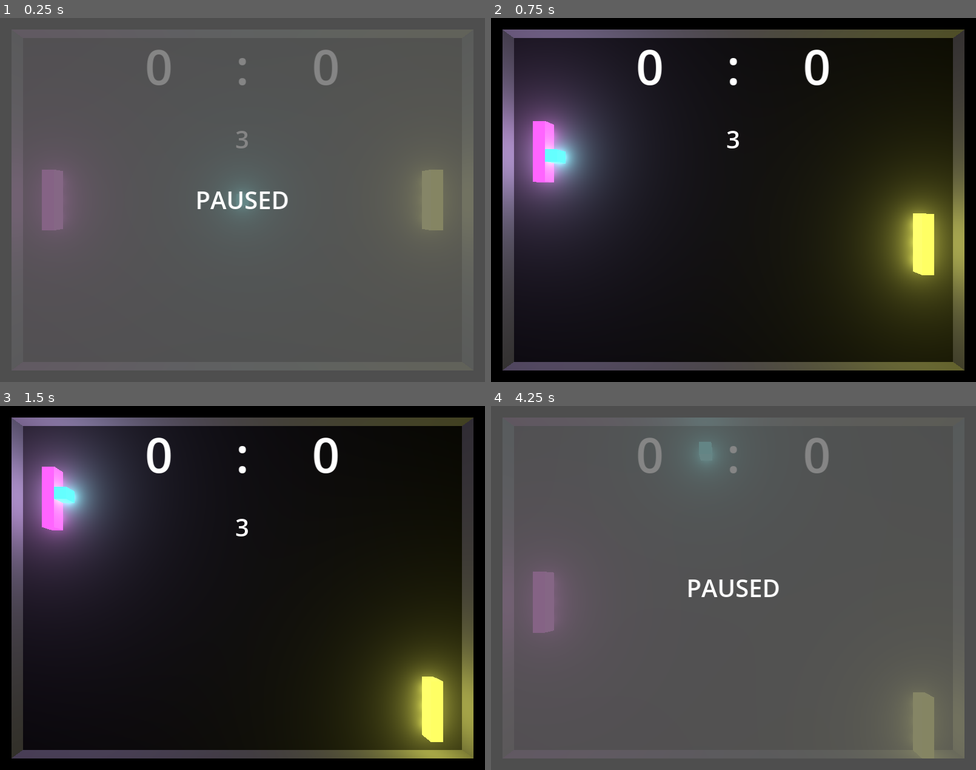
Above: before the commit, frames 1-4 (two rows, left to right).
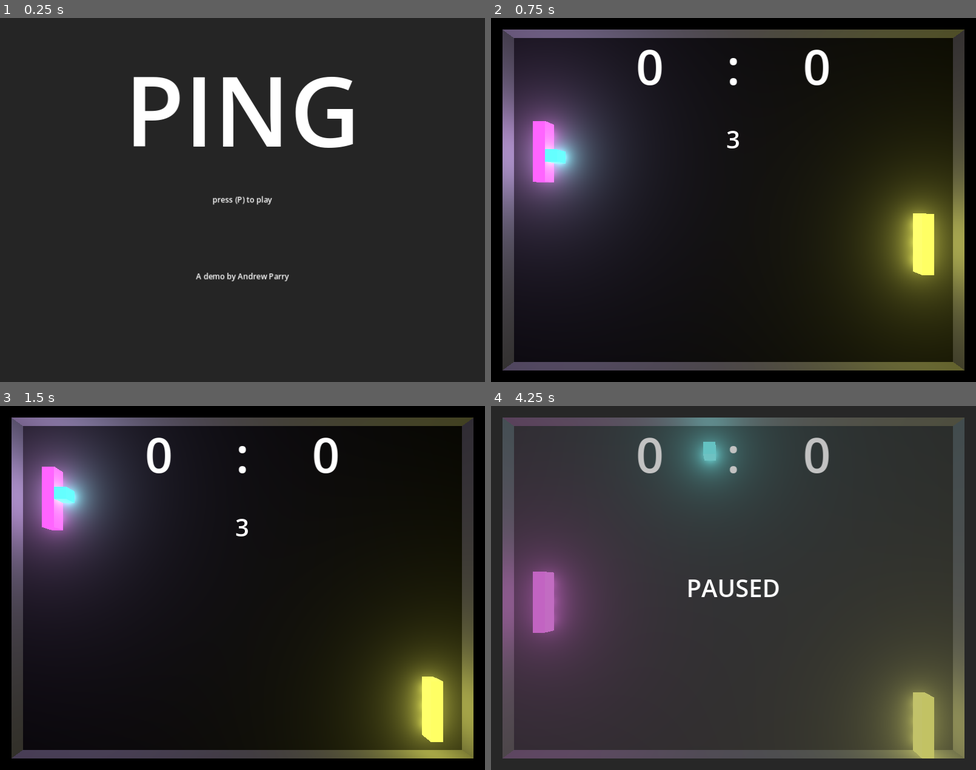
Above: after the commit, the same moments.

Repository: Amproids/Godot_Pong
Game: Godot game, scene res://Game_Scene.tscn
The game is run twice, just before and just after one commit, with the same random seed, the same clock (stepped at 60 frames per second) and the same inputs.
Inputs:
- Up to frame 1 (0.25 s): no input
- Up to frame 2 (0.75 s): tap P (pause_unpause) at 0.5 s; hold W (player1_move_up) from 0.53 s (still down); hold Down (player2_move_down) from 0.53 s (still down)
- Up to frame 3 (1.5 s): release W (player1_move_up) at 1.28 s; release Down (player2_move_down) at 1.28 s; hold S (player1_move_down) from 1.28 s (still down); tap Up (player2_move_up) at 1.35 s
- Up to frame 4 (4.25 s): release S (player1_move_down) at 2.03 s; hold Down (player2_move_down) 2.03-2.78 s; hold W (player1_move_up) 2.03-3.53 s; tap Up (player2_move_up) at 2.85 s; tap Space at 3.5 s; hold S (player1_move_down) from 3.53 s (still down); hold Down (player2_move_down) from 3.53 s (still down); tap P (pause_unpause) at 4.15 s

The runs differ from the first frame. In frame 1, 100% of the frame differs, in the area x 0-100%, y 0-100%; in frame 2, nothing differs; in frame 3, nothing differs; in frame 4, 89%.

Commit message:
Added win screen and new game option

Diff:
--- a/Game_Scene.gd
+++ b/Game_Scene.gd
@@ -1,7 +1,7 @@
 extends Node3D
 var gameState
-var player1Score
-var player2Score
+var player1Score = 0
+var player2Score = 0
 var player1Position = Vector3(0, 0, 0)
 var player2Position = Vector3(0, 0, 0)
 var ballCoords = Vector3(0, 0, 0)
@@ -9,13 +9,6 @@
 var serveTimerTime = 0.0
 
 func _ready():
-	gameState = 0
+	gameState = "menu"
 	player1Score = 0
 	player2Score = 0
-
-func _process(delta):
-	if Input.is_action_just_pressed("pause_unpause"):
-		if gameState == 1:
-			gameState = 0
-		else:
-			gameState = 1
--- a/Scripts/Ball.gd
+++ b/Scripts/Ball.gd
@@ -13,10 +13,11 @@
 
 # Called every frame. 'delta' is the elapsed time since the previous frame.
 func _process(delta):
-	if GameScene.gameState:
+	if GameScene.gameState == "playing":
 		GameScene.ballCoords = position
 		GameScene.ballVelocity = velocity
 		if GameScene.serveTimerTime:
+			ballSpeed = ballSpeedStart
 			if lastScored == 2:
 				position = Vector3(-15, 1, GameScene.player1Position[2])
 				velocity = Vector3(ballSpeed, 0, 0)
@@ -52,6 +53,6 @@
 					GameScene.player1Score += 1
 					ballSpeed = ballSpeedStart
 					lastScored = 1
-	elif GameScene.gameState == -1:
-		position = Vector3(0, 1, 0)
+	elif GameScene.gameState == "win":
+		lastScored = 2
 		ballSpeed = ballSpeedStart
--- a/Scripts/Player1.gd
+++ b/Scripts/Player1.gd
@@ -2,7 +2,7 @@
 @export var SPEED = 20.0
 
 func _physics_process(delta):
-	if GameScene.gameState:
+	if GameScene.gameState == "playing":
 		GameScene.player1Position = position
 		var direction = Vector3.ZERO
 		if Input.is_action_pressed("player1_move_up"):
@@ -11,5 +11,5 @@
 			direction.z += 1
 		velocity.z = direction.z * SPEED
 		direction = move_and_slide()
-	elif GameScene.gameState == -1:
+	elif GameScene.gameState == "win":
 		position.z = 0
--- a/Scripts/Player2.gd
+++ b/Scripts/Player2.gd
@@ -14,7 +14,7 @@
 var AI_REACTION_RANGE = -10 #the smaller, the more difficult the AI. 0 is the midpoint -18 is the hardest
 
 func _physics_process(delta):
-	if GameScene.gameState:
+	if GameScene.gameState == "playing":
 		GameScene.player2Position = position
 		var direction = Vector3.ZERO
 		if AI:
@@ -61,5 +61,5 @@
 			direction.z += 1
 		velocity.z = direction.z * SPEED
 		direction = move_and_slide()
-	elif GameScene.gameState == -1:
+	elif GameScene.gameState == "win":
 		position.z = 0
--- /dev/null
+++ b/UI/MainMenu.gd
@@ -0,0 +1,7 @@
+extends Label
+
+func _process(delta):
+	if GameScene.gameState == "menu":
+		show()
+	else:
+		hide()
--- a/UI/Paused.gd
+++ b/UI/Paused.gd
@@ -1,7 +1,10 @@
 extends Label
 
 func _process(delta):
-	if GameScene.gameState:
-		hide()
-	else:
-		show()
+	if Input.is_action_just_pressed("pause_unpause"):
+		if GameScene.gameState == "playing":
+			GameScene.gameState = "paused"
+			show()
+		else:
+			GameScene.gameState = "playing"
+			hide()
--- a/UI/Score.gd
+++ b/UI/Score.gd
@@ -1,4 +1,8 @@
 extends Label
 
 func _process(delta):
-	text = str(GameScene.player1Score) + "     :     " + str(GameScene.player2Score)
+	if GameScene.gameState == "playing":
+		text = str(GameScene.player1Score) + "     :     " + str(GameScene.player2Score)
+	if GameScene.gameState == "win":
+		GameScene.player1Score = 0
+		GameScene.player2Score = 0
--- a/UI/UI_Menu.tscn
+++ b/UI/UI_Menu.tscn
@@ -1,12 +1,20 @@
-[gd_scene load_steps=8 format=3 uid="uid://b44nrvmukjldu"]
+[gd_scene load_steps=12 format=3 uid="uid://b44nrvmukjldu"]
 
 [ext_resource type="Script" path="res://UI/Paused.gd" id="1_ahsc5"]
 [ext_resource type="Script" path="res://UI/Score.gd" id="2_ve3p7"]
-[ext_resource type="Script" path="res://UI/serveTimer.gd" id="3_pdec5"]
 [ext_resource type="Script" path="res://UI/timerLabel.gd" id="3_pys6h"]
+[ext_resource type="Script" path="res://UI/ServeTimer.gd" id="4_i2jp2"]
+[ext_resource type="Script" path="res://UI/WinScreen.gd" id="5_362ul"]
+[ext_resource type="Script" path="res://UI/MainMenu.gd" id="6_6vodl"]
+
+[sub_resource type="LabelSettings" id="LabelSettings_c231l"]
+font_size = 200
 
 [sub_resource type="LabelSettings" id="LabelSettings_gffwj"]
 font_size = 50
+
+[sub_resource type="LabelSettings" id="LabelSettings_te1xp"]
+font_size = 100
 
 [sub_resource type="LabelSettings" id="LabelSettings_i83ab"]
 font_size = 100
@@ -14,9 +22,48 @@
 [sub_resource type="LabelSettings" id="LabelSettings_6aa6t"]
 font_size = 50
 
-[node name="UI_Menu" type="Node2D"]
+[node name="UI" type="Node2D"]
+
+[node name="Title" type="Label" parent="."]
+z_index = 2
+z_as_relative = false
+offset_right = 1000.0
+offset_bottom = 375.0
+text = "PING"
+label_settings = SubResource("LabelSettings_c231l")
+horizontal_alignment = 1
+vertical_alignment = 1
+script = ExtResource("6_6vodl")
+
+[node name="ColorRect" type="ColorRect" parent="Title"]
+z_index = 1
+z_as_relative = false
+layout_mode = 2
+offset_right = 1000.0
+offset_bottom = 750.0
+color = Color(0.145098, 0.145098, 0.145098, 1)
+
+[node name="Instructions" type="Label" parent="Title"]
+layout_mode = 0
+offset_right = 1000.0
+offset_bottom = 750.0
+text = "press (P) to play"
+horizontal_alignment = 1
+vertical_alignment = 1
+
+[node name="Credits" type="Label" parent="Title"]
+layout_mode = 0
+offset_top = 315.0
+offset_right = 1000.0
+offset_bottom = 750.0
+text = "A demo by Andrew Parry
+"
+horizontal_alignment = 1
+vertical_alignment = 1
 
 [node name="Paused" type="Label" parent="."]
+visible = false
+z_as_relative = false
 offset_right = 1000.0
 offset_bottom = 750.0
 text = "PAUSED"
@@ -27,12 +74,39 @@
 
 [node name="ColorRect" type="ColorRect" parent="Paused"]
 z_index = -1
+z_as_relative = false
 layout_mode = 0
 offset_right = 1000.0
 offset_bottom = 750.0
-color = Color(0.388235, 0.388235, 0.388235, 0.784314)
+color = Color(0.388235, 0.388235, 0.388235, 0.392157)
 
-[node name="Player1_Score" type="Label" parent="."]
+[node name="WinScreen" type="Label" parent="."]
+z_as_relative = false
+offset_right = 1000.0
+offset_bottom = 750.0
+label_settings = SubResource("LabelSettings_te1xp")
+horizontal_alignment = 1
+vertical_alignment = 1
+script = ExtResource("5_362ul")
+
+[node name="ColorRect" type="ColorRect" parent="WinScreen"]
+z_index = -1
+z_as_relative = false
+layout_mode = 0
+offset_right = 1000.0
+offset_bottom = 750.0
+color = Color(0.388235, 0.388235, 0.388235, 0.392157)
+
+[node name="Label" type="Label" parent="WinScreen"]
+layout_mode = 0
+offset_top = 299.0
+offset_right = 1000.0
+offset_bottom = 707.0
+text = "press (P) to play again"
+horizontal_alignment = 1
+vertical_alignment = 1
+
+[node name="Score" type="Label" parent="."]
 z_index = -2
 offset_top = 30.0
 offset_right = 1000.0
@@ -41,7 +115,7 @@
 horizontal_alignment = 1
 script = ExtResource("2_ve3p7")
 
-[node name="timerLabel" type="Label" parent="."]
+[node name="TimerLabel" type="Label" parent="."]
 z_index = -2
 offset_right = 1000.0
 offset_bottom = 500.0
@@ -50,7 +124,7 @@
 vertical_alignment = 1
 script = ExtResource("3_pys6h")
 
-[node name="serveTimer" type="Timer" parent="."]
+[node name="ServeTimer" type="Timer" parent="."]
 wait_time = 3.0
 one_shot = true
-script = ExtResource("3_pdec5")
+script = ExtResource("4_i2jp2")
--- /dev/null
+++ b/UI/WinScreen.gd
@@ -0,0 +1,21 @@
+extends Label
+
+func _ready():
+	pass
+
+func _process(delta):
+	if GameScene.gameState == "playing":
+		if GameScene.player1Score == 5:
+			show()
+			GameScene.gameState = "win"
+			text = "Player 1 Wins!"
+		elif GameScene.player2Score == 5:
+			show()
+			GameScene.gameState = "win"
+			text = "Player 2 Wins!"
+		else:
+			text = ""
+			hide()
+	elif GameScene.gameState == "win":
+		if Input.is_action_just_pressed("pause_unpause"):
+			GameScene.gameState = "playing"
--- a/UI/serveTimer.gd
+++ b/UI/serveTimer.gd
@@ -6,7 +6,7 @@
 	GameScene.serveTimerTime = time_left
 	if GameScene.player1Score + GameScene.player2Score != last_scoreboard:
 		start()
-	if GameScene.gameState:
+	if GameScene.gameState == "playing":
 		paused = false
 	else:
 		paused = true
Not shown, added: UI/UI_25EC.tmp
Not shown, added: UI/UI_27C9.tmp
Not shown, added: UI/UI_Menu.tscn.depren
